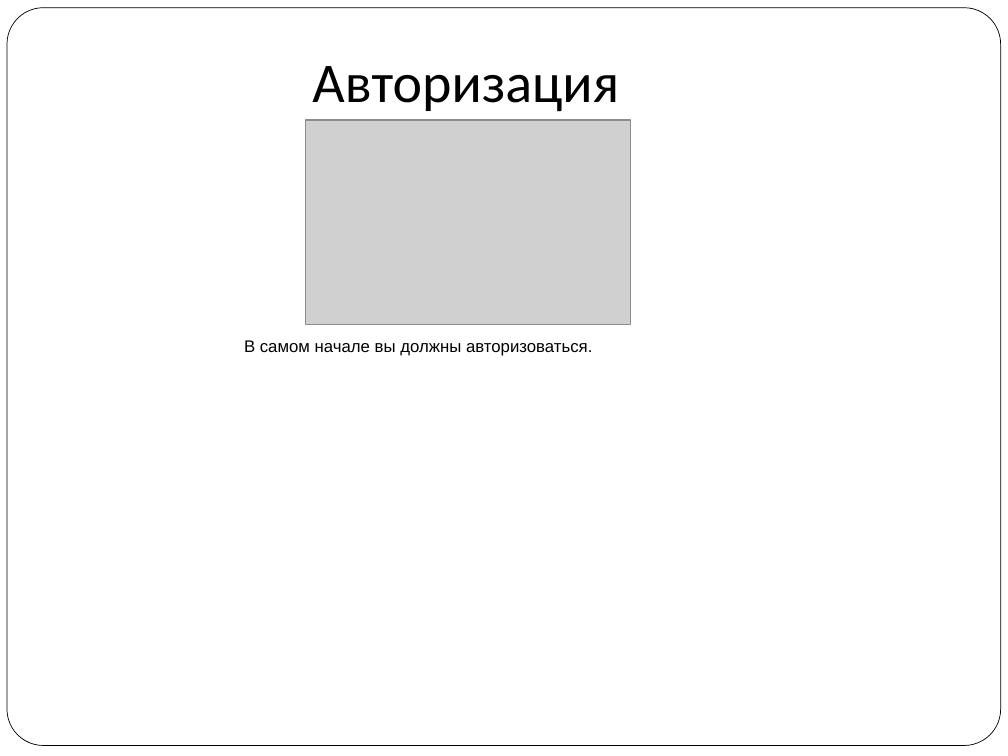
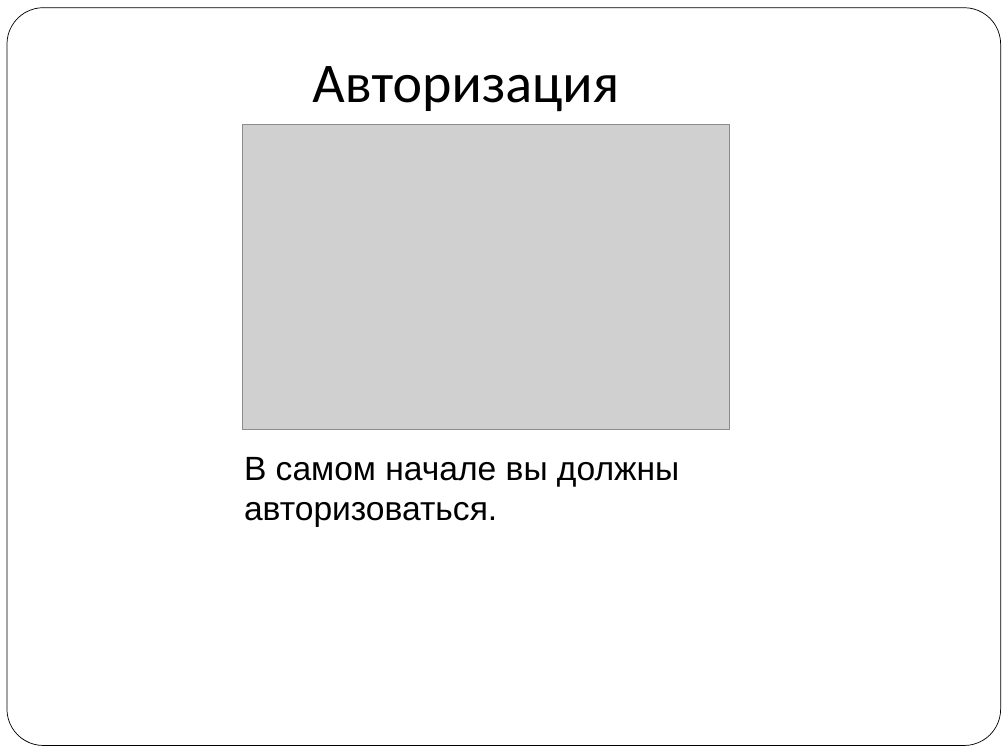
Before and after one commit to vitaly06/SuperMario, a slide deck: slide 8 of piton.ppt. Drawn at 1008x756 pixels with LibreOffice and Linux fonts; fonts in the diff are those of the drawing; grey boxes stand for pictures. Boxes give left, top, right and bottom in pixels: in the first picture for what was removed or moved away, otherwise in the second. Text is boxed around its words. In the diff, an @@ line names an element or a change of style, - is before the commit and + after.

```diff
--- a/piton.ppt
+++ b/piton.ppt
@@ picture: place and size @@
-picture at <box>305,120,631,324</box>
+picture at <box>242,124,730,429</box>
@@ text "В самом начале вы должны ...": place and size @@
-text "В самом начале вы должны ..." at <box>244,340,592,356</box>
+text "В самом начале вы должны ..." at <box>244,457,679,527</box>
@@ text "В самом начале вы должны ..." at <box>244,457,679,527</box>: size 12 to 24 pt @@
```
Also in this commit, not shown: 1 other slide changed, 4 slides added, 8 slides removed, 9 other files.
